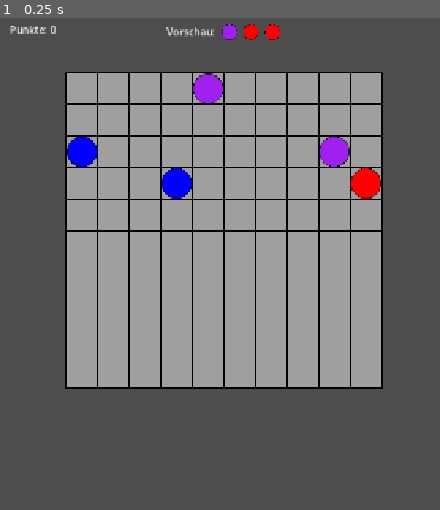
Above: before the commit, frame 1.
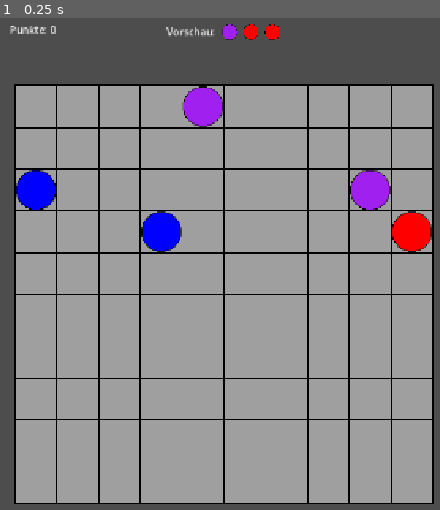
Above: after the commit, the same moment.

Repository: Artus030/godot-lines
Game: Godot game, scene res://Scenes/PlayingField.tscn
Same seed, same stepped clock (60 frames per second), same inputs: the game is played once before the commit and once after it.
Inputs:
- Up to frame 1 (0.25 s): no input

The runs differ from the first frame. In frame 1, 47% of the frame differs, in the area x 3-99%, y 10-99%.

Commit message:
prbly fixed layout responsiveness

Diff:
--- a/Scripts/playing_field.gd
+++ b/Scripts/playing_field.gd
@@ -27,6 +27,8 @@
 	game_board = GameBoard.new(COLUMNS, ROWS, TILE_SIZE)
 	leaderboard_manager = LeaderboardManager.new()
 
+	get_tree().root.size_changed.connect(calculate_center_offset)
+
 	ui_manager.restart_requested.connect(_on_restart_button_pressed)
 	calculate_center_offset()
 	generate_next_colors(3)
@@ -36,16 +38,42 @@
 
 func calculate_center_offset():
 	var viewport_size = get_viewport_rect().size
+
+	# Unskalierte Original-Größe des Grids in Pixeln (z.B. 10 * 50 = 500px)
 	var grid_pixel_width = COLUMNS * TILE_SIZE
 	var grid_pixel_height = ROWS * TILE_SIZE
 
-	var offset_x = (viewport_size.x - grid_pixel_width) / 2.0
-	var offset_y = 100.0
+	# --- RESPONSIVE SKALIERUNG ---
+	var target_scale = 1.0
+
+	if viewport_size.x < viewport_size.y:
+		# Hochformat (Handy): Nutze 92% der verfügbaren Bildschirmbreite
+		var target_width = viewport_size.x * 0.92
+		target_scale = target_width / grid_pixel_width
+	else:
+		# Querformat (Laptop/Desktop): Limitiere die Höhe, damit das Board nicht riesig wird
+		# Nutze maximal 65% der Bildschirmhöhe für das Spielfeld
+		var target_height = viewport_size.y * 0.65
+		target_scale = target_height / grid_pixel_height
+
+	# Skalierung auf dieses Node2D (Spielfeld) anwenden
+	scale = Vector2(target_scale, target_scale)
+
+	# --- PADDING & ZENTRIERUNG ---
+	# Durch scale verändert sich die visuelle Breite/Höhe des Grids:
+	var scaled_grid_width = grid_pixel_width * target_scale
+
+	# X-Offset: Exakt mittig zentrieren
+	var offset_x = (viewport_size.x - scaled_grid_width) / 2.0 / target_scale
+
+	# Y-Offset: Etwas Platz nach oben für die Vorschau/Score-UI lassen (z. B. 120px)
+	var offset_y = 120.0 / target_scale
 
 	game_board.board_offset = Vector2(offset_x, offset_y)
 
 	# Passenden Offset an den GridDrawer übergeben
-	$GridDrawer.setup(game_board.board_offset, COLUMNS, ROWS, TILE_SIZE)
+	if $GridDrawer:
+		$GridDrawer.setup(game_board.board_offset, COLUMNS, ROWS, TILE_SIZE)
 
 
 func generate_next_colors(count: int):
